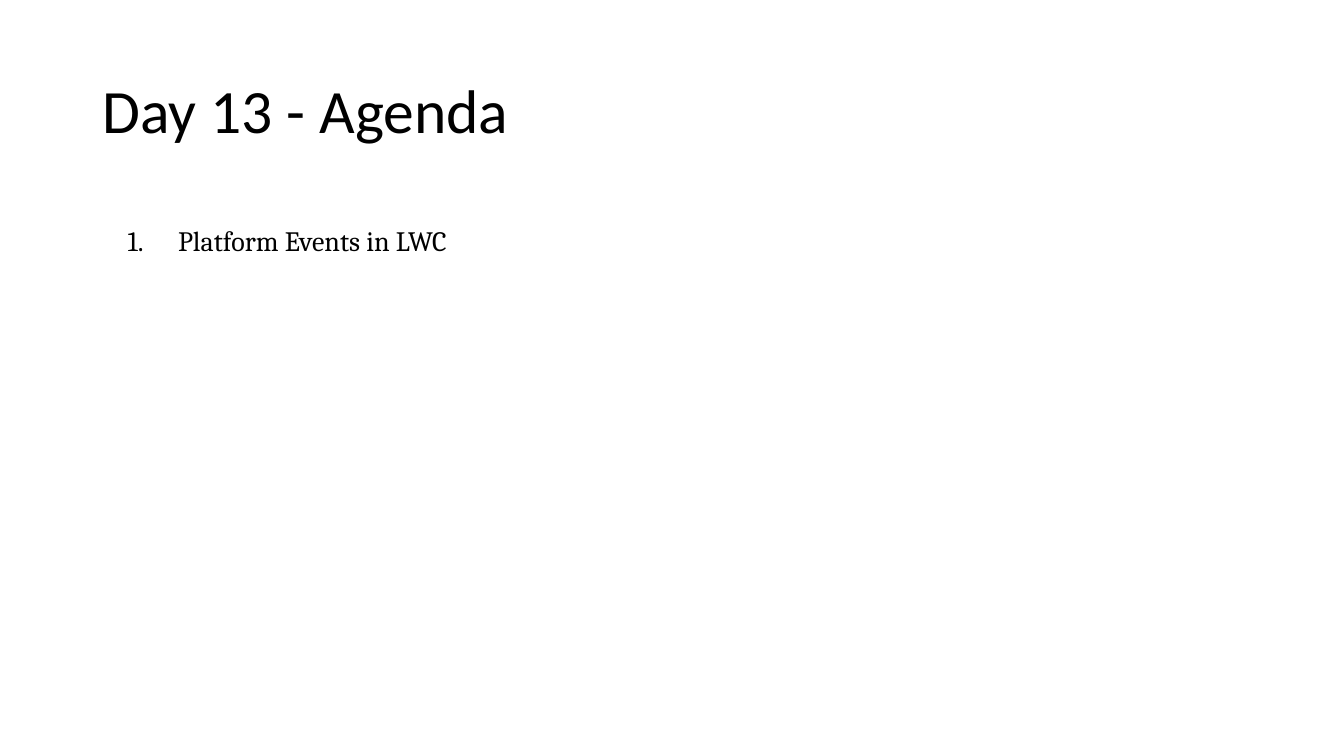
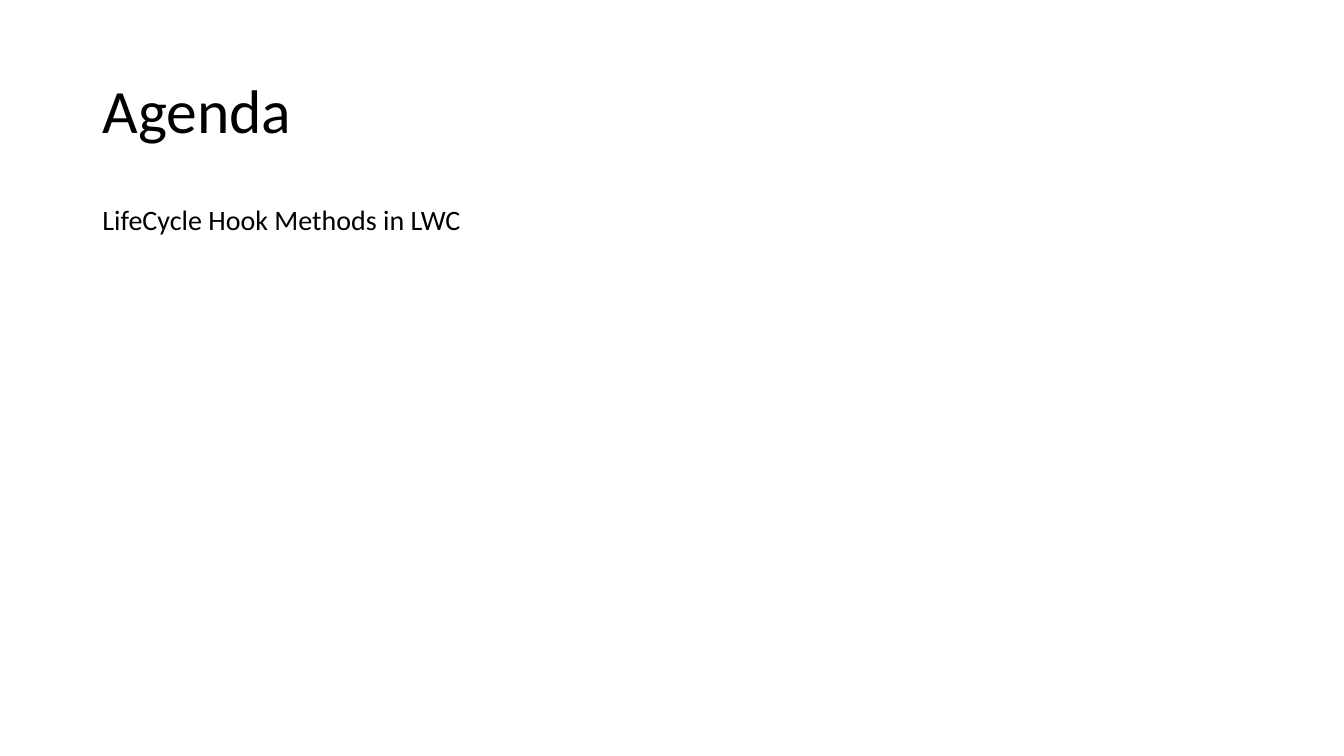
Before and after one commit to amitastreait/lwc-learning, a slide deck: slide 77 of docs/PPT/Lightning Web component.pptx (slide 70 before the commit). Drawn at 1344x756 pixels with LibreOffice and Linux fonts; fonts in the diff are those of the drawing. Boxes give left, top, right and bottom in pixels: in the first picture for what was removed or moved away, otherwise in the second. Text is boxed around its words. In the diff, an @@ line names an element or a change of style, - is before the commit and + after.

Commit message:
LifeCycle Hooks in LWC

```diff
--- a/docs/PPT/Lightning Web component.pptx
+++ b/docs/PPT/Lightning Web component.pptx
@@ title at (102,90,291,144): text changed @@
-Day 13 - Agenda
+Agenda
@@ text at (102,210,461,235): text changed; font Cambria to Calibri @@
-1. Platform Events in LWC
+LifeCycle Hook Methods in LWC
```
Also in this commit, not shown: 17 other slides changed, 47 slides added, 15 other files.
